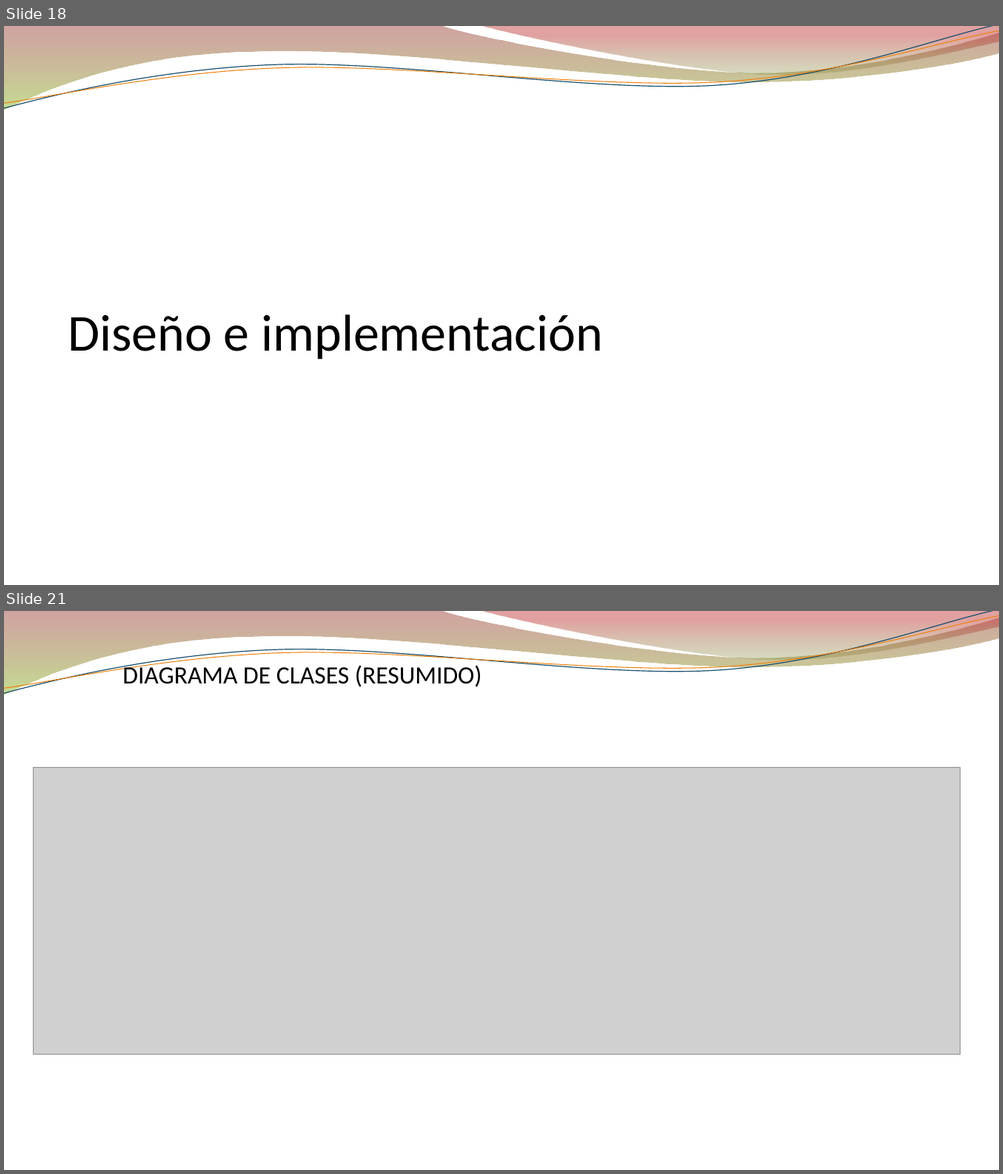
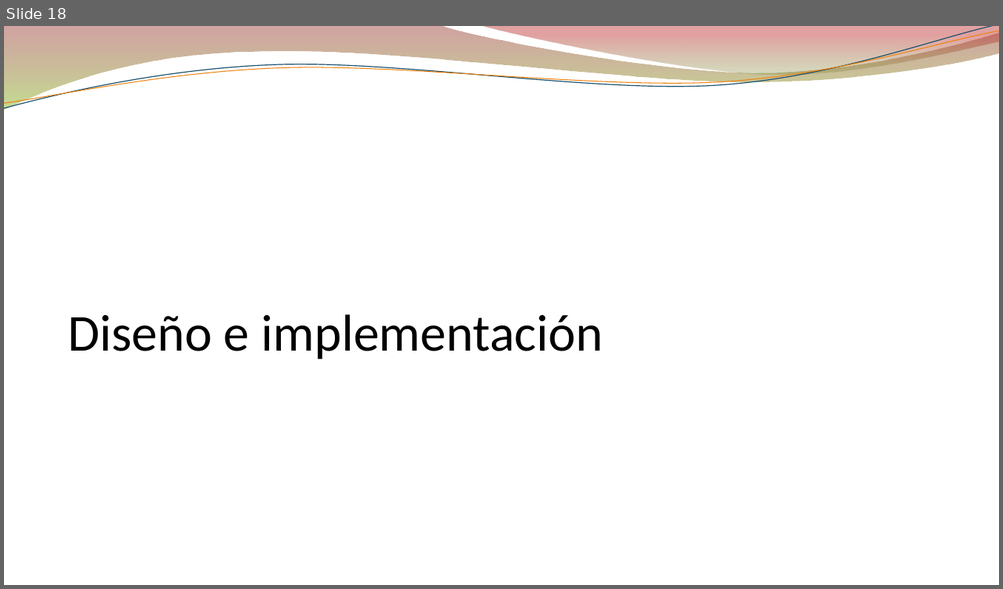
Before and after one commit to jerebenitez/2017-UNC-IngSoft-cmd, a slide deck: docs/Pesentación.pptx. Shown one above the other, each under a label of ours: slides 18 and 21 before the commit, slide 18 after it; the slides between them are not shown. The pictures are 1003x1174 and 1003x589 pixels, drawn with LibreOffice and Linux fonts; fonts in the diff are those of the drawing; grey boxes stand for pictures; background and template pictures are left out. Boxes give left, top, right and bottom in pixels: in the first picture for what was removed or moved away, otherwise in the second. Text is boxed around its words. In the diff, an @@ line names an element or a change of style, - is before the commit and + after.

```diff
--- a/docs/Pesentación.pptx
+++ b/docs/Pesentación.pptx
@@ slide 21 removed at bbox=[4, 611, 999, 1170], background picture (left out); not listed: 4 template elements that a slide beside it also shows @@
@@ text removed at bbox=[122, 663, 482, 687] @@
-DIAGRAMA DE CLASES (RESUMIDO)
@@ picture removed at bbox=[33, 768, 960, 1055] @@
```
Also in this commit, not shown: 5 slides changed, 1 slide added, 1 other slide removed, 1 other file.
